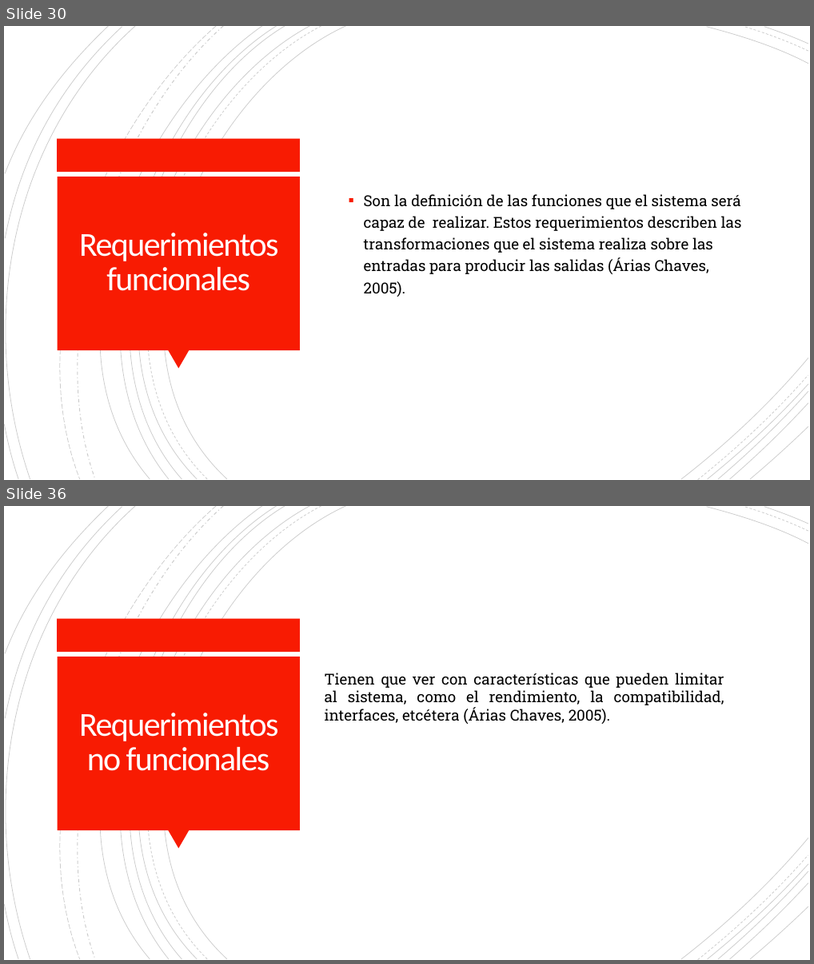
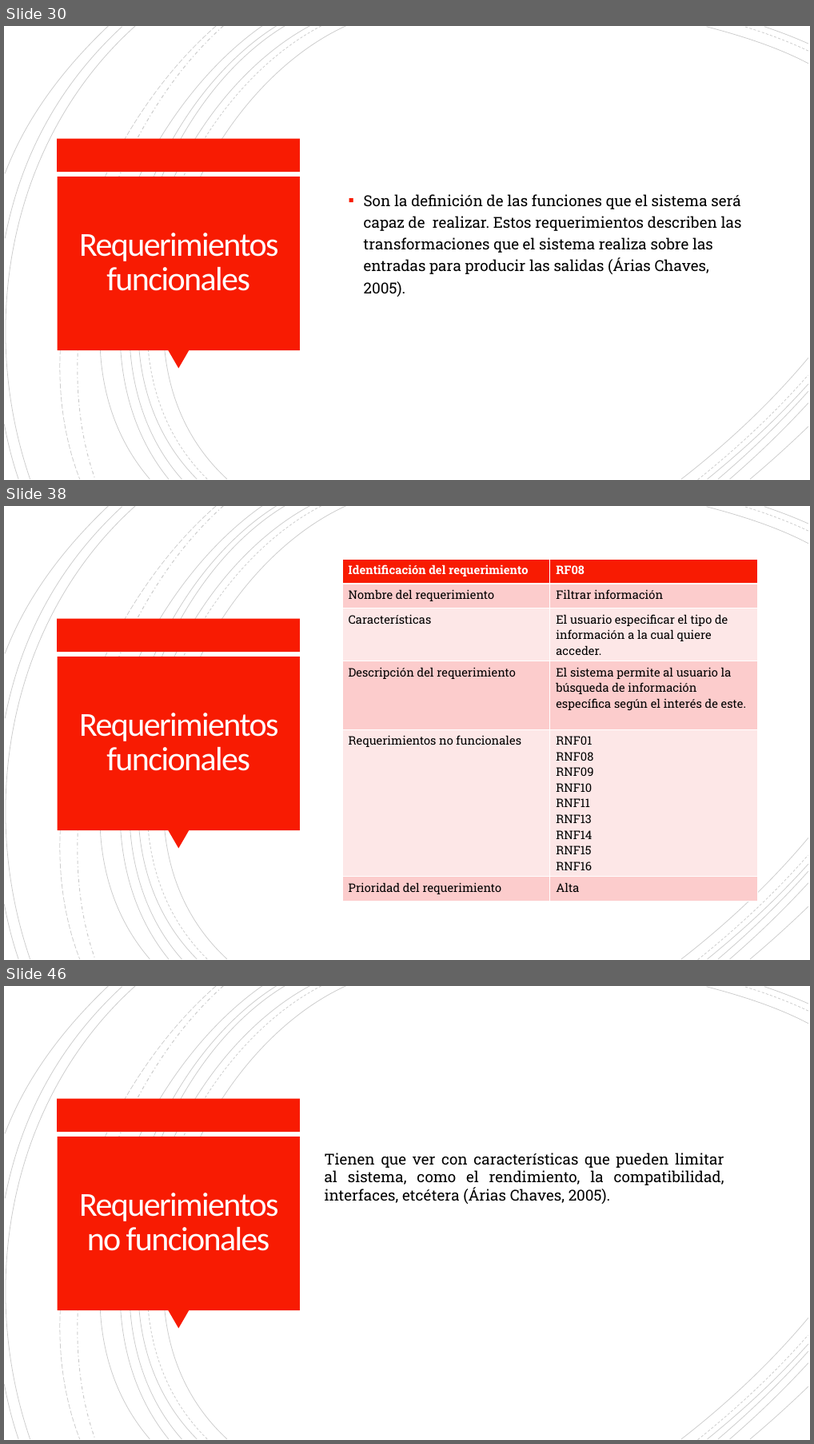
Before and after one commit to Dillan444/PROYECTO_SENA, a slide deck: PLANTEAMIENTO_DEL_PROBLEMA.pptx. Shown one above the other, each under a label of ours: slides 30 and 36 before the commit, slides 30, 38 and 46 after it; the slides between them are not shown. The pictures are 814x964 and 814x1444 pixels, drawn with LibreOffice and Linux fonts; fonts in the diff are those of the drawing. Boxes give left, top, right and bottom in pixels: in the first picture for what was removed or moved away, otherwise in the second. Text is boxed around its words. In the diff, an @@ line names an element or a change of style, - is before the commit and + after.

Commit message:
doc:RF_RNF.V11.17/04/2021
Se corrigen los requerimientos funcionales y los no funcionales de acuerdo con las observaciones que se hicieron en la sustentación.

```diff
--- a/PLANTEAMIENTO_DEL_PROBLEMA.pptx
+++ b/PLANTEAMIENTO_DEL_PROBLEMA.pptx
@@ slide 38 added at (4,506,810,960), background #FFFFFF; not listed: 24 template elements that a slide beside it also shows @@
@@ table added at (342,560,758,897), 6 rows, 2 columns @@
+Identificación del requerimiento | RF08
+Nombre del requerimiento | Filtrar información
+Características | El usuario especificar el tipo de información a la cual quiere acceder.
+Descripción del requerimiento | El sistema permite al usuario la búsqueda de información específica según el interés de este.
+Requerimientos no funcionales | RNF01 / RNF08 / RNF09 / RNF10 / RNF11 / RNF13 / RNF14 / RNF15 / RNF16
+Prioridad del requerimiento | Alta
@@ title added at (79,712,278,771), 40 pt, text #FFFEFF @@
+Requerimientos funcionales
@@ what was slide 36 is now slide 46 @@
```
Also in this commit, not shown: 9 slides changed, 20 other slides added, 2 slides removed, 1 other file.
